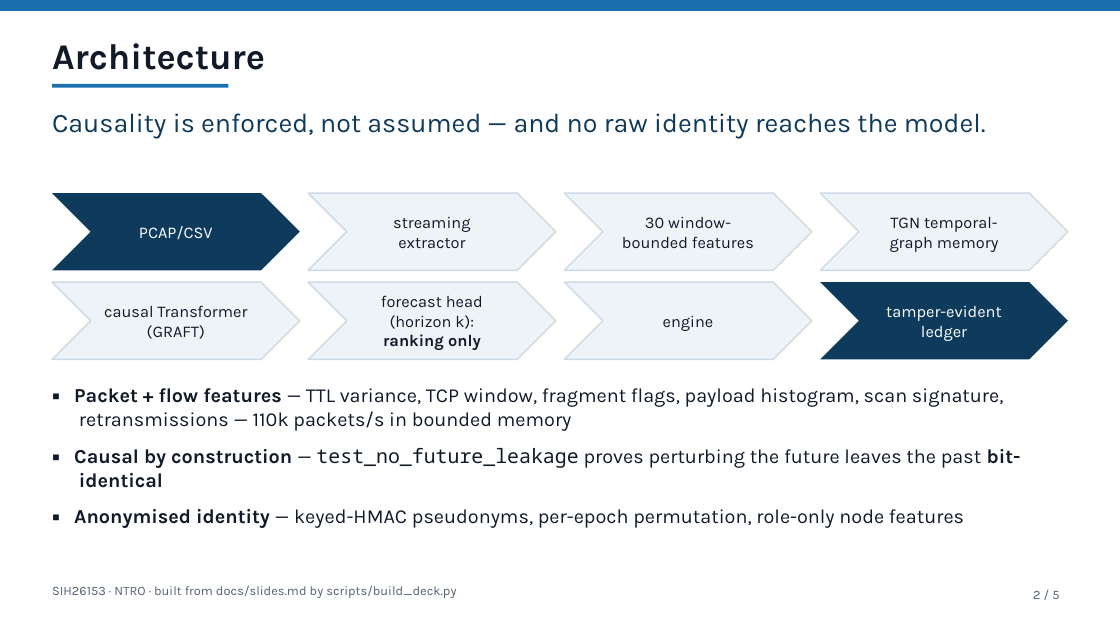
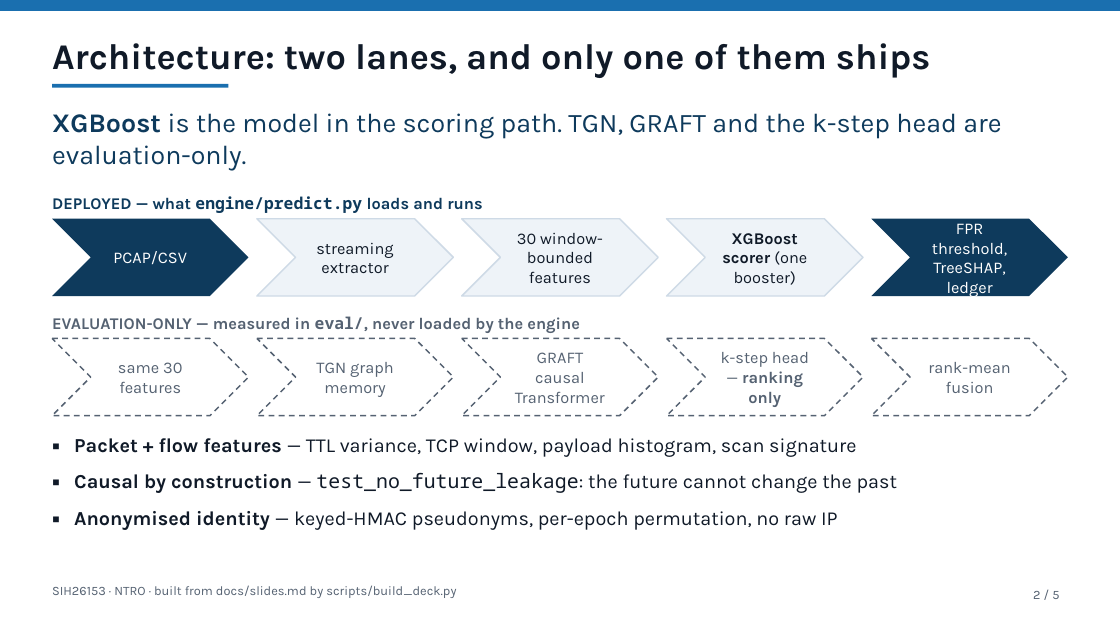
Before and after one commit to prakhar14-op/Cyber-Attack-Forecasting-SIH-2026, a slide deck: slide 2 of docs/deck/sih26153_technical_deck.pptx. Drawn at 1120x630 pixels with LibreOffice and Linux fonts; fonts in the diff are those of the drawing. Boxes give left, top, right and bottom in pixels: in the first picture for what was removed or moved away, otherwise in the second. Text is boxed around its words. In the diff, an @@ line names an element or a change of style, - is before the commit and + after.

```diff
--- a/docs/deck/sih26153_technical_deck.pptx
+++ b/docs/deck/sih26153_technical_deck.pptx
@@ text at (52,43,931,78): text changed @@
-Architecture
+Architecture: two lanes, and only one of them ships
@@ text at (52,113,1001,171): text changed @@
-Causality is enforced, not assumed — and no raw identity reaches the model.
+XGBoost is the model in the scoring path. TGN, GRAFT and the k-step head are evaluation-only.
@@ text added at (52,196,483,213), 14 pt, text #0E3A5C, bold @@
+DEPLOYED — what engine/predict.py loads and runs
@@ chevron "PCAP/CSV": place and size @@
-chevron "PCAP/CSV" at (52,193,300,271)
+chevron "PCAP/CSV" at (52,218,249,296)
@@ chevron "streaming extractor": place and size @@
-chevron "streaming extractor" at (308,193,556,271)
+chevron "streaming extractor" at (257,218,454,296)
@@ chevron "30 window-bounded features": place and size @@
-chevron "30 window-bounded features" at (565,193,812,271)
+chevron "30 window-bounded features" at (462,218,659,296)
@@ chevron added at (667,218,864,296), fill #EEF3F8, outline #CEDAE6 1.25 pt, 14 pt, text #101A28, bold @@
+XGBoost scorer (one booster)
@@ chevron added at (871,218,1068,296), fill #0E3A5C, 14 pt, text #FFFFFF @@
+FPR threshold, TreeSHAP, ledger
@@ chevron removed at (308,282,556,360) @@
-forecast head (horizon k): ranking only
@@ chevron removed at (565,282,812,360) @@
-engine
@@ chevron removed at (820,282,1068,360) @@
-tamper-evident ledger
@@ text added at (52,316,580,333), 14 pt, text #556272, bold @@
+EVALUATION-ONLY — measured in eval/, never loaded by the engine
@@ chevron added at (52,339,249,416), outline #556272 1.25 pt dashed, 14 pt, text #556272 @@
+same 30 features
@@ chevron "TGN graph memory": place and size @@
-chevron "TGN graph memory" at (820,193,1068,271)
+chevron "TGN graph memory" at (257,339,454,416)
@@ chevron "TGN graph memory" at (257,339,454,416): fill #EEF3F8 to none; outline #CEDAE6 1.25 pt to #556272 1.25 pt dashed @@
@@ chevron "GRAFT causal Transformer" at (462,339,659,416): fill #EEF3F8 to none; outline #CEDAE6 1.25 pt to #556272 1.25 pt dashed @@
@@ chevron "GRAFT causal Transformer": place and size @@
-chevron "GRAFT causal Transformer" at (52,282,300,360)
+chevron "GRAFT causal Transformer" at (462,339,659,416)
@@ text in chevron at (515,352,605,403): text changed; text colour #101A28 to #556272 @@
-causal Transformer (GRAFT)
+GRAFT causal Transformer
@@ chevron added at (667,339,864,416), outline #556272 1.25 pt dashed, 14 pt, text #556272 @@
+k-step head — ranking only
@@ chevron added at (871,339,1068,416), outline #556272 1.25 pt dashed, 14 pt, text #556272 @@
+rank-mean fusion
@@ text in chevron at (316,362,394,397): text changed; text colour #101A28 to #556272 @@
-TGN temporal-graph memory
+TGN graph memory
@@ text at (74,438,897,530): text changed @@
-▪ Packet + flow features — TTL variance, TCP window, fragment flags, payload histogram, scan signature, retransmissions — 110k packets/s in bounded memory
-▪ Causal by construction — test_no_future_leakage proves perturbing the future leaves the past bit-identical
-▪ Anonymised identity — keyed-HMAC pseudonyms, per-epoch permutation, role-only node features
+▪ Packet + flow features — TTL variance, TCP window, payload histogram, scan signature
+▪ Causal by construction — test_no_future_leakage: the future cannot change the past
+▪ Anonymised identity — keyed-HMAC pseudonyms, per-epoch permutation, no raw IP
```
Also in this commit, not shown: 1 other slide changed, 18 other files.
